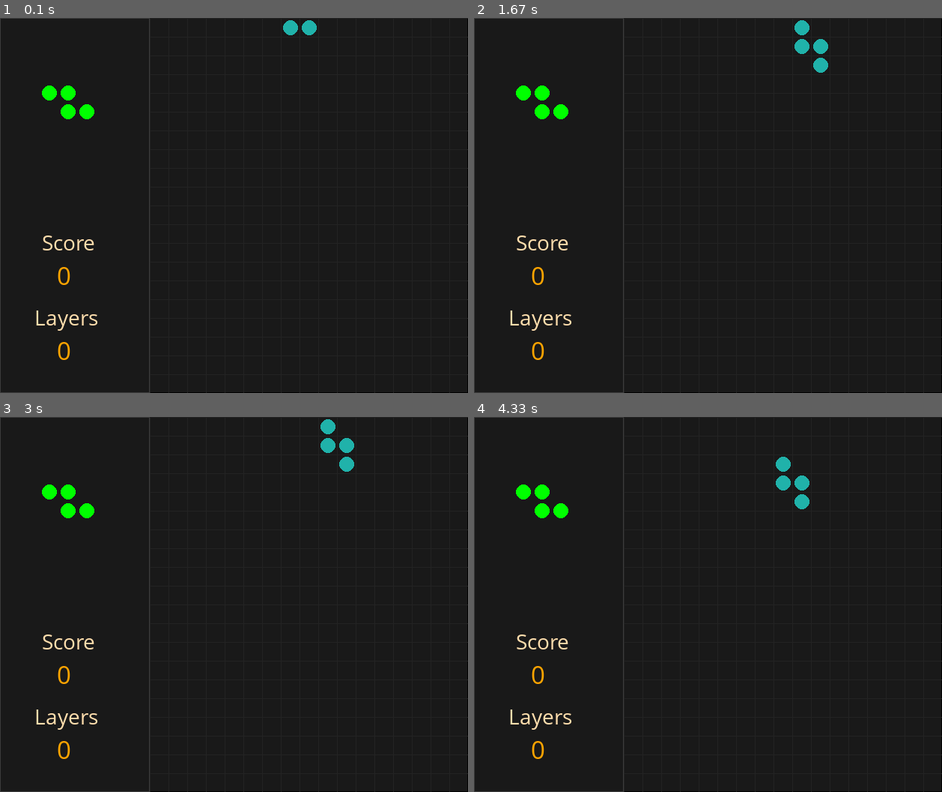
Above: before the commit, frames 1-4 (two rows, left to right).
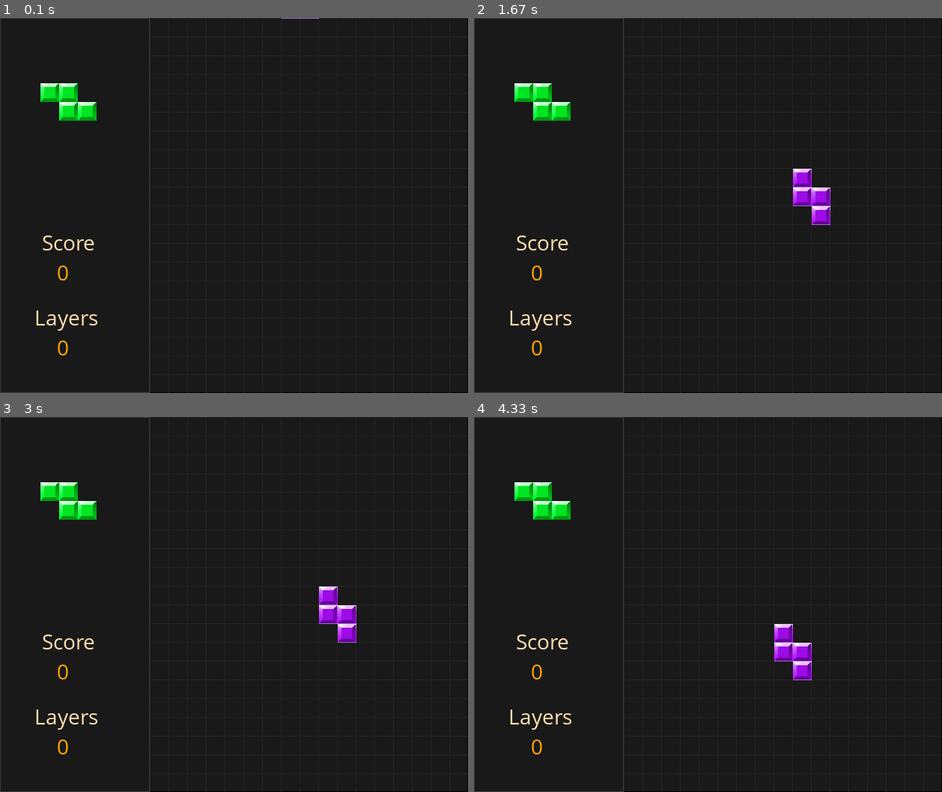
Above: after the commit, the same moments.

Repository: RoboAI/Tetris-in-Pygame
Game: pygame game, started from TheTetrisGame.py
The game is run twice, just before and just after one commit, with the same random seed, the same clock (stepped at 60 frames per second) and the same inputs.
Inputs:
- Up to frame 1 (0.1 s): no input
- Up to frame 2 (1.67 s): tap Space at 0.33 s; hold Enter 0.67-1.13 s; hold Right 0.67-1.13 s; tap Enter at 1.17 s; hold Right from 1.5 s (still down)
- Up to frame 3 (3 s): release Right at 1.97 s; hold Up 2-2.3 s; hold Right 2.33-2.8 s; hold Left from 2.83 s (still down)
- Up to frame 4 (4.33 s): release Left at 3.37 s; hold Down 3.4-3.7 s; hold Left 3.73-4.13 s; hold Up from 4.17 s (still down)

The runs differ from the first frame. In frame 1, 1.2% of the frame differs, in the area x 8-69%, y 0-92%; in frame 2, 2.1%, in the area x 8-77%, y 0-92%; in frame 3, 2.1%; in frame 4, 2.1%.

Commit message:
Added images. points-on-top working.

Diff:
--- a/Globals.py
+++ b/Globals.py
@@ -1,5 +1,32 @@
 from Tetrimino import Tetrimino
 from MyFunctions import get_angle, get_distance, get_distance_from_pts
+
+#--------------------------
+# TODO: remove these after finished
+matrix = [[[j for j in range(5)] for i in range(4)] for x in range(2)]
+print(matrix)
+
+stocks = ['reliance', 'infosys', 'tcs']
+prices = [2175, 1127, 2750]
+mylist = [[2,2],[3,3],[4,4]]
+mylist2 = [[1,1],[1,1],[-1,-1]]
+mylist3 = [1,2,3,4,5]
+mylist4 = [1]
+a = zip(mylist3, mylist4)
+print(set(a))
+a = zip(stocks, prices)
+print(set(a))
+mylist3 = [1,2,3,4,5]
+mylist4 = [1,4,5]
+mylist1 = [[2,2],[3,3],[4,4],[5,5]]
+mylist2 = [[3,3],[4,4]]
+list1 = [i for i in mylist1 if i not in mylist2]
+print(str(list1))
+print(mylist4)
+print(mylist1)
+print(type(mylist4))
+print(type(mylist1))
+#--------------------------
 
 class Globals:
     def __init__(self):
@@ -11,13 +38,13 @@
         self.SBlock = [2, [[0,1],[1,1],[1,0],[2,0]]]
         self.SQBlock = [0, [[0,0],[1,0],[0,1],[1,1]]]
 
-        self.GameShapeColours = {"I": "maroon",
-                        "T": "tomato",
+        self.GameShapeColours = {"I": "orange",
+                        "T": "yellow",
                         "L": "yellow",
                         "J": "blue",
                         "Z": "green",
-                        "S": "lightseagreen",
-                        "SQ": "silver"}
+                        "S": "purple",
+                        "SQ": "light-blue"}
 
         self.GameShapes = {"I": self.IBlock,
                         "T": self.TBlock,
@@ -27,9 +54,14 @@
                         "S": self.SBlock,
                         "SQ": self.SQBlock}
 
+    game_main_font = "Comic Sans MS"
+    game_main_font_size = 30
     titles_font_colour = "navajowhite"
     scores_font_colour = "orange"
     game_over_font_colour = "firebrick"
+    bounding_box_colour = "dimgray"
+    top_pts_colour = "papayawhip"
+    top_pts_size = 2
 
     game_over = False
     layers_cleared = 0
@@ -78,3 +110,22 @@
 
     # size of each Tetrimino block
     tetrimino_size = grid_square_size / 2 - 2
+
+    # to stop typing it in
+    grid_square_size_half = grid_square_size / 2
+
+
+
+        # rc = pygame.Rect(block.shape[0], block.shape[1], gb.grid_square_size_half, gb.grid_square_size_half)
+        # rc.move_ip(-gb.grid_square_size_half/2, -gb.grid_square_size_half/2)
+        # rc.inflate_ip(gb.grid_square_size_half/2, gb.grid_square_size_half/2)
+        # pygame.draw.rect(screen, block.colour, rc, 3)
+
+
+        # self.GameShapeColours = {"I": "maroon",
+        #                 "T": "tomato",
+        #                 "L": "yellow",
+        #                 "J": "blue",
+        #                 "Z": "green",
+        #                 "S": "lightseagreen",
+        #                 "SQ": "silver"}
--- a/MyFunctions.py
+++ b/MyFunctions.py
@@ -1,4 +1,5 @@
 import math
+
 
 def get_angle(p1, p2):
     # Difference in x coordinates
@@ -24,3 +25,41 @@
 
 def get_distance_from_pts(p1, p2):
     return get_distance(p1[0], p1[1], p2[0], p2[1])
+
+
+# TODO: bug: when other blocks are on top on this shape, the dots still appear at the
+# top blocks, but it should only show the dots on the blocks below this
+# gets the top most blocks in the shape
+def get_points_on_top(points: list, offset_to_add: float): #TetriminoShape list
+    # copy
+    a = [i.shape for i in points]
+
+    # ignore - same as above
+    #a = [[j for j in i.shape] for i in self.blocks]
+
+    # sort by x-axis
+    a.sort(key = lambda x: x[0])
+    found_points = []
+    while(len(a) > 0):
+        # filter by most-left-only (can be more than one)
+        b = [[j for j in i] for i in a if i[0] == a[0][0]] #a[0][i] must match above x[i]!!
+
+        # now sort by y-axis to find the top most point
+        b.sort(key = lambda x: x[1])
+
+        # if there are any points in list
+        if(len(b) > 0):
+            # add point to found-points
+            found_points.append(b[0])
+
+            # remove newly found points from original list
+            a = [i for i in a if i not in b]
+
+        else:# if nothing is left then just return
+            break
+
+    # move points to the top of the block
+    for pts in found_points:
+        pts[1] += offset_to_add
+
+    return found_points
--- /dev/null
+++ b/ShapeImages.py
@@ -0,0 +1,9 @@
+import pygame
+
+class ShapeImages:
+    def __init__(self, pygame: pygame) -> None:
+        self.pygame = pygame
+        self.sprites: dict[str: []] = {}
+
+    def add_image(self, id: str, img_path, rc: pygame.Rect):
+        self.sprites.update({id: [rc, pygame.image.load(img_path)]})
--- a/TetrimonoShape.py
+++ b/TetrimonoShape.py
@@ -12,6 +12,7 @@
         self.moving = True
         self.desc = "none"
         self.rotation_index: int = 0
+        self.box = None # list
 
     def set_shape(self, shape_points):
         self.blocks: TetriminoDot = []
@@ -121,3 +122,98 @@
         # return result: 'True' = collided so not rotatable
         #                'False' = not collided so can rotate
         return result | result2
+
+
+    def get_bounding_box(self):
+        # get all blocks coords into one list (2D)
+        a = [[j for j in i.shape] for i in self.blocks]
+
+        # sort list based on [0] (x-value coord)
+        # gets left x
+        a.sort(key = lambda x: x[0])
+        x1 = a[0][0] - gb.grid_square_size_half
+
+        # sort list based on [0] (x-value coord)
+        # gets top y
+        a.sort(key = lambda x: x[0], reverse = True)
+        x2 = a[0][0] + gb.grid_square_size_half
+
+        # sort list based on [1] (y-value coord)
+        # gets right x
+        a.sort(key = lambda x: x[1])
+        y1 = a[0][1] - gb.grid_square_size_half
+
+        # sort list based on [0] (x-value coord)
+        # gets bottom y
+        a.sort(key = lambda x: x[1], reverse = True)
+        y2 = a[0][1] + gb.grid_square_size_half
+
+        # convert to coords and bounding-box
+        return [x1,y1,x2-x1,y2-y1]
+
+
+    # does the same job as above. Leaving it for reference purposes
+    def get_bounding_box2(self):
+        if(len(self.blocks) <= 2):
+           return None
+
+        x1 = self.blocks[0].shape[0]
+        y1 = self.blocks[0].shape[1]
+        x2 = 0
+        y2 = 0
+
+        for i in range(0, len(self.blocks), 1):
+            if(self.blocks[i].shape[0] < x1):
+                x1 = self.blocks[i].shape[0]
+            elif(self.blocks[i].shape[0] > x2):
+                x2 = self.blocks[i].shape[0]
+            if(self.blocks[i].shape[1] < y1):
+                y1 = self.blocks[i].shape[1]
+            elif(self.blocks[i].shape[1] > y2):
+                y2 = self.blocks[i].shape[1]
+
+        x1 -= gb.grid_square_size_half
+        x2 += gb.grid_square_size_half
+        y1 -= gb.grid_square_size_half
+        y2 += gb.grid_square_size_half
+
+        return [x1,y1,x2-x1,y2-y1]
+
+    # gets the top most blocks in the shape
+    def get_points_on_top(self):
+        # get blocks into a 2D array
+        a = [i.shape for i in self.blocks]
+
+        # ignore - same as above
+        #a = [[j for j in i.shape] for i in self.blocks]
+
+        # sort by x-axis
+        a.sort(key = lambda x: x[0])
+        found_points = []
+        while(len(a) > 0):
+            # filter by most-left-only (can be more than one)
+            b = [[j for j in i] for i in a if i[0] == a[0][0]] #a[0][i] must match above x[i]!!
+
+            # now sort by y-axis to find the top most point
+            b.sort(key = lambda x: x[1])
+
+            # if there are any points in list
+            if(len(b) > 0):
+                # add point to found-points
+                found_points.append(b[0])
+
+                # remove newly found points from original list
+                a = [i for i in a if i not in b]
+
+            else:# if nothing is left then just return
+                break
+
+        # move points to the top of the block
+        for pts in found_points:
+            pts[1] -= gb.grid_square_size_half
+
+        return found_points
+
+    def update_bounding_box(self):
+        self.box = self.get_bounding_box()
+        return self.box
--- a/TheTetrisGame.py
+++ b/TheTetrisGame.py
@@ -7,7 +7,8 @@
 from Globals import Globals
 from Grid import Grid
 from Wall import Wall
-from MyFunctions import get_angle, get_distance, get_distance_from_pts
+from ShapeImages import ShapeImages
+from MyFunctions import get_angle, get_distance, get_distance_from_pts, get_points_on_top
 
 gb = Globals()
 
@@ -29,7 +30,7 @@
     new_shape.set_shape(game_shape[1][1])
     new_shape.rotation_index = game_shape[1][0]
     new_shape.set_pos(gb.grid_offset_x, gb.grid_offset_y, gb.grid_square_size)
-    new_shape.add_to_pos(gb.grid_square_size * 7, gb.grid_square_size * -1)
+    new_shape.add_to_pos(gb.grid_square_size * 7, gb.grid_square_size * -2)
     new_shape.set_colour(get_shape_colour(new_shape.desc))
     return new_shape
 
@@ -70,20 +71,23 @@
 # Set up the drawing window
 screen = pygame.display.set_mode([gb.screen_width, gb.screen_height])
 
+# window title
+pygame.display.set_caption("Honest Game Studios")
+
 # font setup
 pygame.font.init()
 
-layer_title_font = pygame.font.SysFont('Comic Sans MS', 30)
+layer_title_font = pygame.font.SysFont(gb.game_main_font, gb.game_main_font_size)
+score_title_font = pygame.font.SysFont(gb.game_main_font, gb.game_main_font_size)
 layer_title_surface = layer_title_font.render('Layers', True, gb.titles_font_colour)
-score_title_font = pygame.font.SysFont('Comic Sans MS', 30)
 score_title_surface = score_title_font.render('Score', True, gb.titles_font_colour)
 # score font
-player_score_font = pygame.font.SysFont('Comic Sans MS', 35)
+player_score_font = pygame.font.SysFont(gb.game_main_font, gb.game_main_font_size)
+layer_score_font = pygame.font.SysFont(gb.game_main_font, gb.game_main_font_size)
 player_score_surface = player_score_font.render('0', True, gb.scores_font_colour)
-layer_score_font = pygame.font.SysFont('Comic Sans MS', 35)
 layer_score_surface = layer_score_font.render('0', True, gb.scores_font_colour)
 # game over font
-game_over_font = pygame.font.SysFont('Comic Sans MS', 50)
+game_over_font = pygame.font.SysFont(gb.game_main_font, 50)
 game_over_surface = game_over_font.render('Game Over', True, gb.game_over_font_colour)
 #---------------------
 
@@ -118,10 +122,10 @@
 player_shape = get_next_random_shape()
 player_shape = setup_new_shape(player_shape)
 #---------------
-# player_shape = get_new_shape_by_name("I")
+# player_shape = get_new_shape_by_name("S")
 # player_shape.blocks[0].colour = "blue"
 # player_shape.blocks[1].colour = "green"
-# player_shape.blocks[2].colour = "red"
+# player_shape.blocks[2].colour = "orange"
 # player_shape.blocks[3].colour = "yellow"
 #-----------------
 
@@ -130,15 +134,35 @@
 player_next_shape = setup_next_shape(player_next_shape)
 #-----------------
 
+# shape markers
+bounding_box = None
+top_pts = None # markers for shape's top-coords
+draw_bounding_box = False
+#-----------------
+
 # increment when collided with 'down'. When twice-> then block.moving == False
 touched_down_count = 1
 # ----------------
+
+
+#--------------------------
+images = ShapeImages(pygame)
+rc = pygame.Rect(0, 0, 27, 27)
+images.add_image("blue", "images/blue2.png", rc)
+images.add_image("green", "images/green2.png", rc)
+images.add_image("yellow", "images/yellow2.png", rc)
+images.add_image("orange", "images/orange2.png", rc)
+images.add_image("purple", "images/purple2.png", rc)
+images.add_image("light-blue", "images/light-blue2.png", rc)
+#---------------------------
 
 # draws a single TetriminoShape
 def draw_shape(tetri_blocks: TetriminoShape):
     # loop trough all blocks drawing each
     for block in tetri_blocks.blocks:
-        pygame.draw.circle(screen, block.colour, block.shape, gb.tetrimino_size, 100)
+        dict_img = (images.sprites[block.colour])
+        rc = dict_img[0].move(block.shape[0]-gb.grid_square_size_half, block.shape[1]-gb.grid_square_size_half)
+        screen.blit(dict_img[1], rc)
 
 
 #TODO: this may be a duplicate of TetriminoShape.check_wall_collision()
@@ -190,6 +214,9 @@
         shape.add_to_pos(0, -gb.grid_square_size)
     elif(direction == "down"):
         shape.add_to_pos(0, gb.grid_square_size)
+
+    update_bounding_box(shape)
+    update_top_points(shape)
 
     # return 'success'
     return ([True, "none"])
@@ -252,6 +279,7 @@
         block.add_to_pos(0, (gb.grid_square_size))
 
 
+# TODO: not used
 # shift entire layers down once
 def shift_layers_down_once(dict_layers) -> None:
     # get the keys in sorted-reversed order to start from the highest-key
@@ -328,6 +356,7 @@
     #-------------------------------------------------------
     # add current shape's blocks to the corresponding layers
     for block in player_shape.blocks:
+        # find layer by using the 'y' value as key
         layer = all_layers.get(block.shape[1])
         layer.append(block)
     #-------------------------------------------------------
@@ -372,8 +401,41 @@
     # get new next shape
     player_next_shape = setup_next_shape(get_next_random_shape())
 
+    # TODO: take this somewhere else
+    # update bounding box and top-points
+    update_bounding_box(player_shape)
+    update_top_points(player_shape)
+
     return scores_updated
 
+
+# calculates the points where the moving shape is dropping
+def find_shapepoints_at_bottom(grid_layers, moving_shape: TetriminoShape) -> TetriminoShape:
+    if(len(game_shapes) <= 0):
+        return
+
+    # TODO: doesnt detect bottom-wall
+    found_points = []
+    for blocks in moving_shape.blocks:
+        for row_key in grid_layers.keys():
+            for cell in grid_layers.get(row_key):
+                if(blocks.shape[0] == cell.shape[0]):
+                    found_points.append(cell)
+
+    found_points = get_points_on_top(found_points, -gb.grid_square_size_half)
+    return found_points
+
+# updates the top_pts
+def update_top_points(moving_shape: TetriminoShape):
+    global top_pts
+
+    top_pts = find_shapepoints_at_bottom(all_layers, moving_shape)
+
+# updates the bounding-box
+def update_bounding_box(moving_shape: TetriminoShape):
+    global bounding_box
+
+    bounding_box = moving_shape.update_bounding_box()
 
 
 # move shape left one block
@@ -408,7 +470,20 @@
             break
 
     else:# have enough space so do the rotation
-        player_shape.rotate(player_shape.blocks[player_shape.rotation_index].shape, 90)
+        shape.rotate(shape.blocks[shape.rotation_index].shape, 90)
+
+        # update bouding-box and top-points
+        update_bounding_box(shape)
+        update_top_points(shape)
+
+def increase_move_speed(shape: TetriminoShape):
+    global shapes_tick_interval
+    shapes_tick_interval = 40
+
+def decrease_move_speed(shape: TetriminoShape):
+    global shapes_tick_interval
+    shapes_tick_interval = 750
+
 #------------------------------------------
 
 
@@ -419,7 +494,8 @@
                           pygame.K_RIGHT: move_shape_right_once,
                           pygame.K_DOWN: move_shape_down_once,
                           pygame.K_r: rotate_shape_cw,
-                          pygame.K_SPACE: rotate_shape_cw}
+                          pygame.K_SPACE: rotate_shape_cw,
+                          pygame.K_RETURN: increase_move_speed}
 
     def get_delegate(self, key_pressed):
         return self.delegates.get(key_pressed, None)
@@ -429,6 +505,7 @@
 #-------------------------------------------
 input_processor = InputProcessor()
 counter = 0
+
 
 # main loop
 while running:
@@ -452,6 +529,8 @@
                 if( fn != None ):
                     fn(player_shape)
 
+        elif event.type == pygame.KEYUP:
+            decrease_move_speed(player_shape)
 
     # Fill the background
     screen.fill(gb.grid_bk_colour)
@@ -480,7 +559,6 @@
                     update_scores_texts(gb.player_score, gb.layers_cleared)
                 elif(gb.game_over == True):
                     display_gameover()
-
     #--------------------------------------------------------------
 
     # draw texts
@@ -496,6 +574,15 @@
     for game_shape in game_shapes:
         draw_shape(game_shape)
 
+    # draw bounding box
+    if(draw_bounding_box != False and bounding_box != None):
+        pygame.draw.rect(screen, gb.bounding_box_colour, bounding_box, 1)
+
+    # draw top points
+    if( top_pts != None):
+        for points in top_pts:
+            pygame.draw.circle(screen, gb.top_pts_colour, points, gb.top_pts_size, 3)
+
     # draw game-over last
     if( gb.game_over == True ):
         screen.blit(game_over_surface, gb.game_over_xy)
Binary file added: images/blue.png
Binary file added: images/blue2.png
Binary file added: images/green.png
Binary file added: images/green2.png
Binary file added: images/light-blue.png
Binary file added: images/light-blue2.png
Binary file added: images/orange.png
Binary file added: images/orange2.png
Binary file added: images/purple.png
Binary file added: images/purple2.png
Binary file added: images/yellow.png
Binary file added: images/yellow2.png
